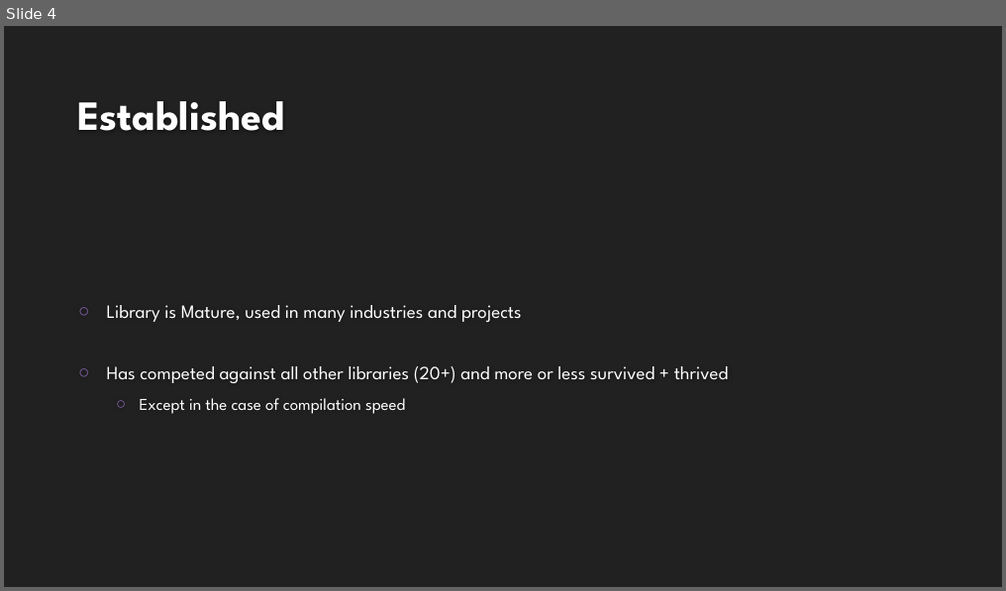
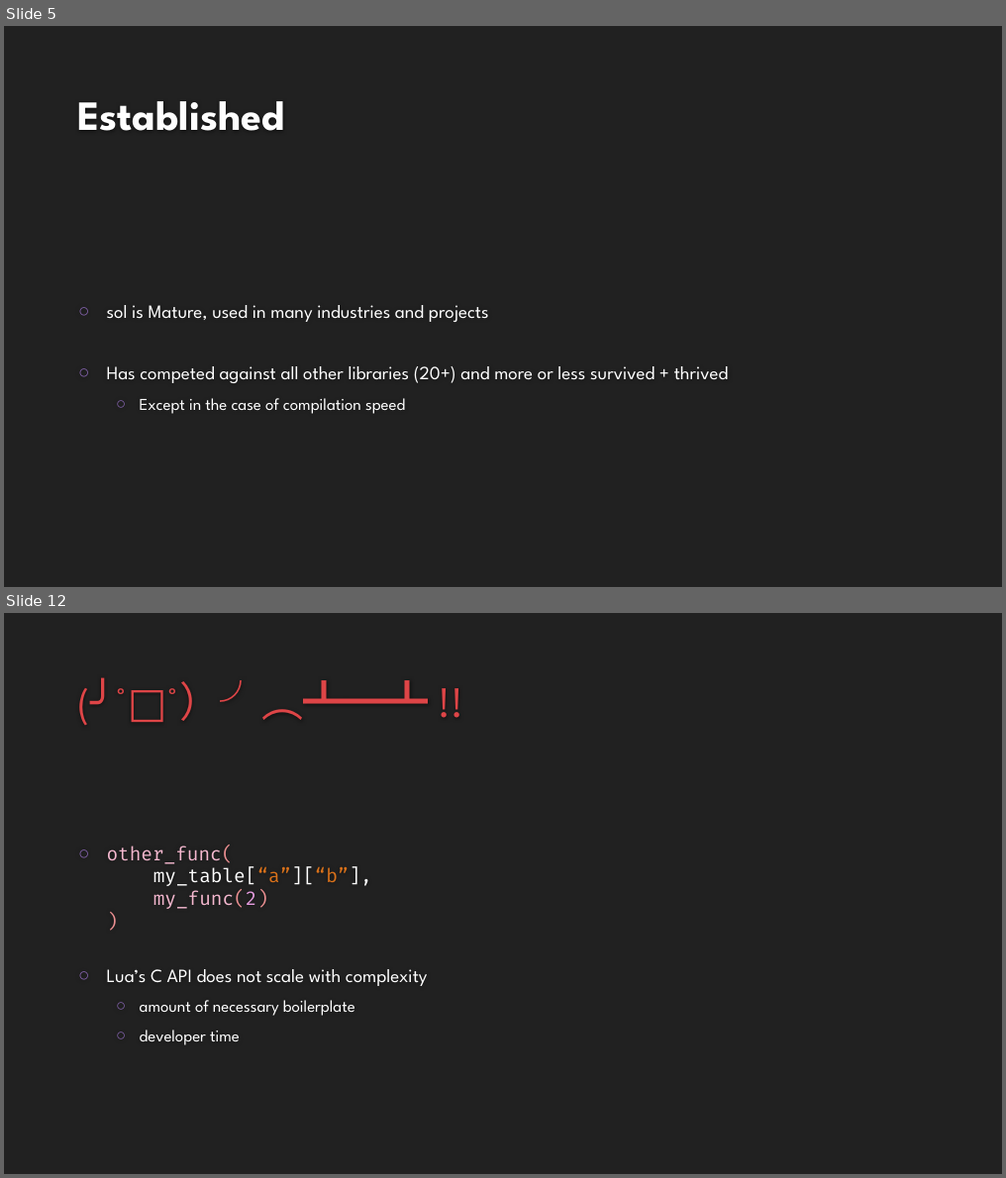
Before and after one commit to ThePhD/ThePhD.github.io, a slide deck: presentations/sol2/C++ Now/2018.03.28 - ThePhD - Compile Fast, Run Faster, Scale Forever.pptx. Shown one above the other, each under a label of ours: slide 4 before the commit, slides 5 and 12 after it; the slides between them are not shown. The pictures are 1006x591 and 1006x1178 pixels, drawn with LibreOffice and Linux fonts; fonts in the diff are those of the drawing; background and template pictures are left out. Boxes give left, top, right and bottom in pixels: in the first picture for what was removed or moved away, otherwise in the second. Text is boxed around its words. In the diff, an @@ line names an element or a change of style, - is before the commit and + after.

```diff
--- a/presentations/sol2/C++ Now/2018.03.28 - ThePhD - Compile Fast, Run Faster, Scale Forever.pptx
+++ b/presentations/sol2/C++ Now/2018.03.28 - ThePhD - Compile Fast, Run Faster, Scale Forever.pptx
@@ slide 12 added at bbox=[4, 613, 1002, 1174], background #212121 @@
@@ title added at bbox=[70, 650, 936, 729], 40 pt, text #DE4547 @@
+(╯°□°）╯︵┻━┻ !!
@@ text added at bbox=[107, 846, 428, 1046], 18 pt, text #FFFFFF @@
+○ other_func(
+  my_table[“a”][“b”],
+  my_func(2)
+  )
+○ Lua’s C API does not scale with complexity
+  ○ amount of necessary boilerplate
+  ○ developer time
@@ what was slide 4 is now slide 5 @@
@@ slide 5 changed as well @@
@@ text at bbox=[107, 305, 489, 322]: text changed @@
-○ Library is Mature, used in many industries and projects
+○ sol is Mature, used in many industries and projects
```
Also in this commit, not shown: 4 other slides changed, 53 other slides added, 5 other files.
